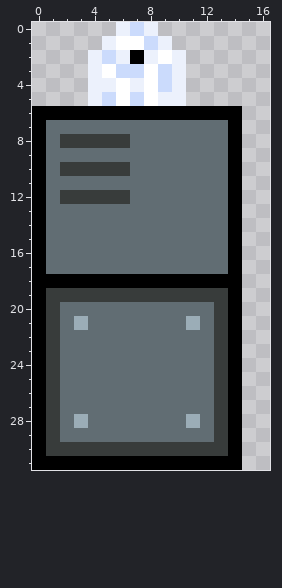
File history of a pixel-art sprite, src/main/resources/sprites/terminal_behind.png. Above is the file before it was changed.
The file is 320x320 pixels, drawn in blocks of 10x10; one block is one cell here. Shown: x 0..16, y 0..31.
After:
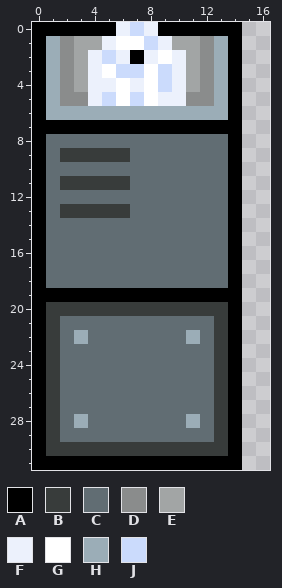
Palette (. is transparent): A #000000  B #383c3b  C #616d73  D #8a8c8c  E #a2a5a5  F #ecf1fc  G #ffffff  H #9badb7  J #cbdbfc
Edits made:
y 0: x 0..5 ...... -> AAAAAA; x 9..14 ...... -> AAAAAA
y 1: x 0..4 ..... -> AHDEE; x 10..14 ..... -> EEDHA
y 2..4: x 0..3 .... -> AHDE; x 11..14 .... -> EDHA
y 5: x 0..3 .... -> AHDD; x 11..14 .... -> DDHA
y 6: x 1..13 AAAAAAAAAAAAA -> HHHHHHHHHHHHH
y 7: x 1..13 CCCCCCCCCCCCC -> AAAAAAAAAAAAA
y 8: x 2..6 BBBBB -> CCCCC
y 9: x 2..6 CCCCC -> BBBBB
y 10: x 2..6 BBBBB -> CCCCC
y 11: x 2..6 CCCCC -> BBBBB
y 12: x 2..6 BBBBB -> CCCCC
y 13: x 2..6 CCCCC -> BBBBB
y 18: x 1..13 AAAAAAAAAAAAA -> CCCCCCCCCCCCC
y 19: x 1..13 BBBBBBBBBBBBB -> AAAAAAAAAAAAA
y 20: x 2..12 CCCCCCCCCCC -> BBBBBBBBBBB
y 21: x 3 H -> C; x 11 H -> C
y 22: x 3 C -> H; x 11 C -> H
